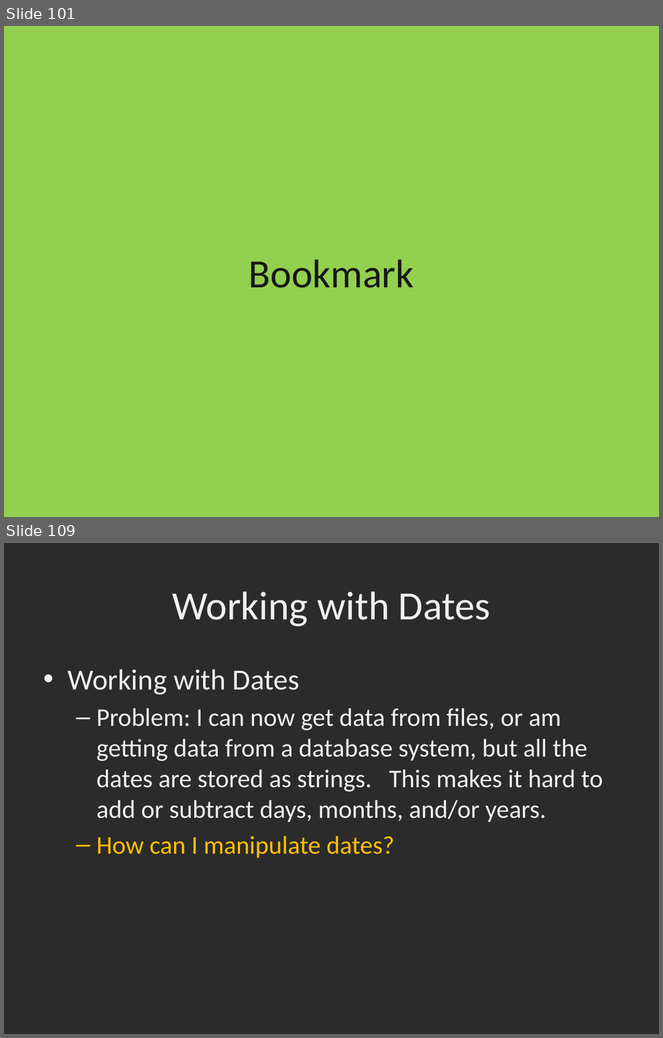
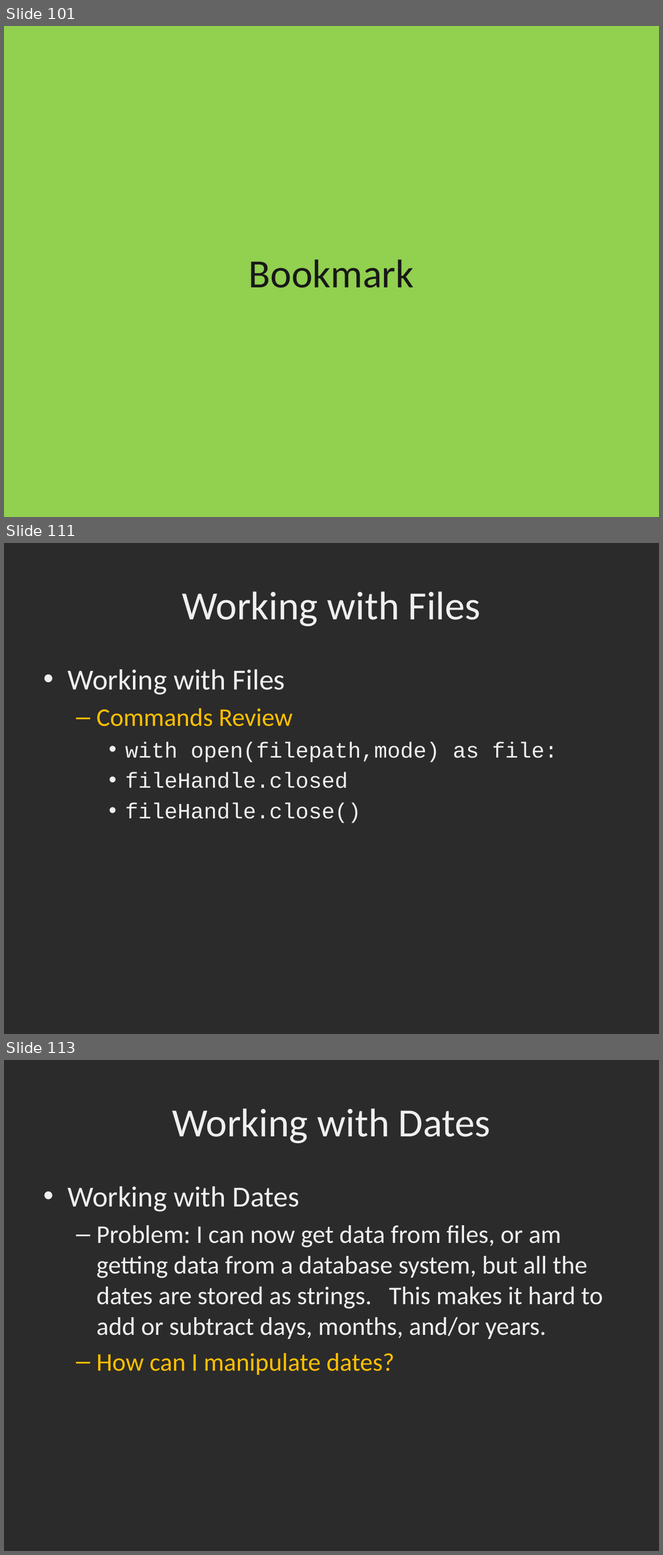
Before and after one commit to dbowmans46/PracticalProgramming, a slide deck: Session 7 - Python/Instructional Material/Python Review and Tutorial.pptx. Shown one above the other, each under a label of ours: slides 101 and 109 before the commit, slides 101, 111 and 113 after it; the slides between them are not shown. The pictures are 663x1038 and 663x1555 pixels, drawn with LibreOffice and Linux fonts; fonts in the diff are those of the drawing; background and template pictures are left out; a plain dark background stands for a picture behind light text. Boxes give left, top, right and bottom in pixels: in the first picture for what was removed or moved away, otherwise in the second. Text is boxed around its words. In the diff, an @@ line names an element or a change of style, - is before the commit and + after.

```diff
--- a/Session 7 - Python/Instructional Material/Python Review and Tutorial.pptx
+++ b/Session 7 - Python/Instructional Material/Python Review and Tutorial.pptx
@@ slide 111 added at (x1=4, y1=543, x2=659, y2=1034), background picture (left out) @@
@@ title added at (x1=182, y1=591, x2=481, y2=627), 44 pt, text #EFEFEF @@
+Working with Files
@@ text added at (x1=68, y1=669, x2=558, y2=823), 24 pt, text #EFEFEF @@
+• Working with Files
+  – Commands Review
+    • with open(filepath,mode) as file:
+    • fileHandle.closed
+    • fileHandle.close()
@@ what was slide 109 is now slide 113 @@
```
Also in this commit, not shown: 7 slides changed, 3 other slides added, 1 other file.
